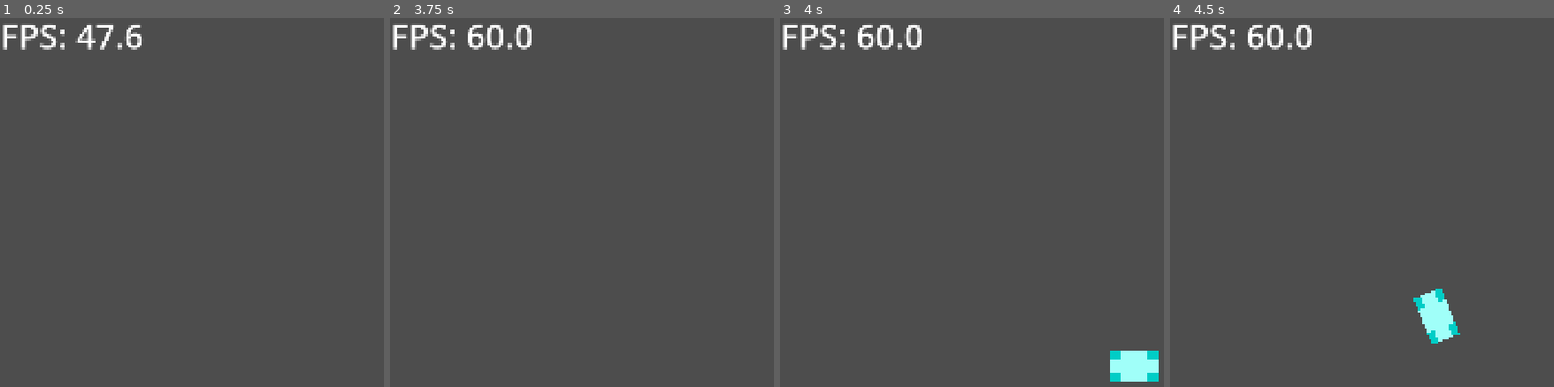
Above: before the commit, frames 1-4 (left to right).
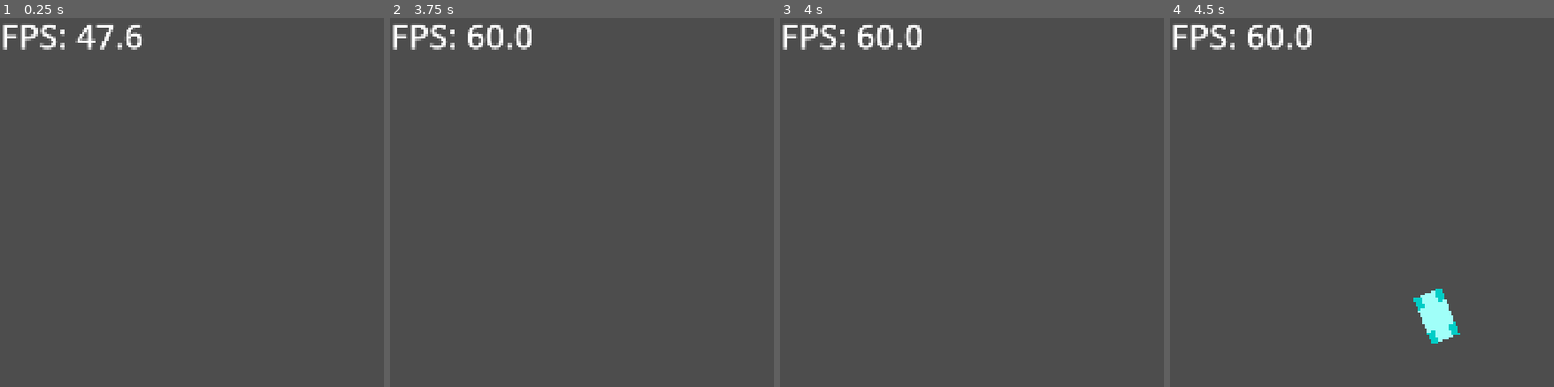
Above: after the commit, the same moments.

Repository: Nyaahoge/NyaFang
Game: Godot game, scene res://main/main.tscn
Same seed, same stepped clock (60 frames per second), same inputs: the game is played once before the commit and once after it. Sound files missing from this copy of the repository are replaced by a short silence.
Inputs (mouse positions are in pixels of both pictures, inside the frame that each line leads up to):
- Up to frame 1 (0.25 s): no input
- Up to frame 2 (3.75 s): move the mouse to (outside the picture) at 0.52 s; press the mouse at (outside the picture) at 0.53 s; release the mouse at (outside the picture) at 1.25 s; drag from (outside the picture) to (outside the picture) at 1.27 s; tap Enter at 2, 3.5 s; move the mouse to (532, 257) at 2.02 s; press the mouse at (532, 257) at 2.03 s; release the mouse at (532, 257) at 2.75 s; tap Space at 2.75 s; drag from (outside the picture) to (532, 257) at 2.77 s; move the mouse to (639, 187) at 3.52 s; press the mouse at (639, 187) at 3.53 s
- Up to frame 3 (4 s): no input
- Up to frame 4 (4.5 s): release the mouse at (1419, 187) at 4.25 s; drag from (outside the picture) to (1419, 187) at 4.27 s

Frames 1-2 are identical in both runs. In frame 3, 1.1% of the frame differs, in the area x 85-99%, y 90-99%; in frame 4, nothing differs.

Commit message:
.

Diff:
--- a/scene/mf_object.tscn
+++ b/scene/mf_object.tscn
@@ -1,6 +1,8 @@
-[gd_scene load_steps=2 format=3 uid="uid://c2qhse11rvirg"]
+[gd_scene load_steps=3 format=3 uid="uid://c2qhse11rvirg"]
 
 [ext_resource type="Script" uid="uid://cqdfudhslosqf" path="res://script/mf_object.gd" id="1_0dxp5"]
+
+[sub_resource type="QuadMesh" id="QuadMesh_cl8rn"]
 
 [node name="MfObject" type="Node2D"]
 script = ExtResource("1_0dxp5")
@@ -90,3 +92,85 @@
 
 [node name="HBottomRight" type="Polygon2D" parent="Shape/HoldShape"]
 color = Color(0.945098, 0.74902, 0.984314, 1)
+
+[node name="MeshShape" type="Node2D" parent="."]
+visible = false
+modulate = Color(1, 1, 1, 0.705882)
+
+[node name="BoxShape" type="Node2D" parent="MeshShape"]
+
+[node name="BRight0" type="MeshInstance2D" parent="MeshShape/BoxShape"]
+modulate = Color(0.545098, 0.898039, 0.772549, 1)
+mesh = SubResource("QuadMesh_cl8rn")
+
+[node name="BTop0" type="Polygon2D" parent="MeshShape/BoxShape"]
+color = Color(0.545098, 0.898039, 0.772549, 1)
+
+[node name="BLeft0" type="Polygon2D" parent="MeshShape/BoxShape"]
+color = Color(0.545098, 0.898039, 0.772549, 1)
+
+[node name="BBottom0" type="Polygon2D" parent="MeshShape/BoxShape"]
+color = Color(0.545098, 0.898039, 0.772549, 1)
+
+[node name="BRight1" type="Polygon2D" parent="MeshShape/BoxShape"]
+color = Color(0.313726, 0.654902, 0.541176, 1)
+
+[node name="BTop1" type="Polygon2D" parent="MeshShape/BoxShape"]
+color = Color(0.313726, 0.654902, 0.541176, 1)
+
+[node name="BLeft1" type="Polygon2D" parent="MeshShape/BoxShape"]
+color = Color(0.313726, 0.654902, 0.541176, 1)
+
+[node name="BBottom1" type="Polygon2D" parent="MeshShape/BoxShape"]
+color = Color(0.313726, 0.654902, 0.541176, 1)
+
+[node name="TapShape" type="Node2D" parent="MeshShape"]
+
+[node name="TBody" type="Polygon2D" parent="MeshShape/TapShape"]
+color = Color(0.627451, 1, 0.976471, 1)
+
+[node name="TTopRight" type="Polygon2D" parent="MeshShape/TapShape"]
+color = Color(0, 0.807843, 0.780392, 1)
+
+[node name="TTopLeft" type="Polygon2D" parent="MeshShape/TapShape"]
+color = Color(0, 0.807843, 0.780392, 1)
+
+[node name="TBottomLeft" type="Polygon2D" parent="MeshShape/TapShape"]
+color = Color(0, 0.807843, 0.780392, 1)
+
+[node name="TBottomRight" type="Polygon2D" parent="MeshShape/TapShape"]
+color = Color(0, 0.807843, 0.780392, 1)
+
+[node name="DragShape" type="Node2D" parent="MeshShape"]
+
+[node name="DBody" type="Polygon2D" parent="MeshShape/DragShape"]
+color = Color(1, 1, 0.713726, 1)
+
+[node name="HoldShape" type="Node2D" parent="MeshShape"]
+
+[node name="HBody" type="Polygon2D" parent="MeshShape/HoldShape"]
+color = Color(1, 0.862745, 1, 1)
+
+[node name="HRight" type="Polygon2D" parent="MeshShape/HoldShape"]
+color = Color(0.85098, 0.67451, 0.92549, 1)
+
+[node name="HTop" type="Polygon2D" parent="MeshShape/HoldShape"]
+color = Color(0.85098, 0.67451, 0.92549, 1)
+
+[node name="HLeft" type="Polygon2D" parent="MeshShape/HoldShape"]
+color = Color(0.85098, 0.67451, 0.92549, 1)
+
+[node name="HBottom" type="Polygon2D" parent="MeshShape/HoldShape"]
+color = Color(0.85098, 0.67451, 0.92549, 1)
+
+[node name="HTopRight" type="Polygon2D" parent="MeshShape/HoldShape"]
+color = Color(0.945098, 0.74902, 0.984314, 1)
+
+[node name="HTopLeft" type="Polygon2D" parent="MeshShape/HoldShape"]
+color = Color(0.945098, 0.74902, 0.984314, 1)
+
+[node name="HBottomLeft" type="Polygon2D" parent="MeshShape/HoldShape"]
+color = Color(0.945098, 0.74902, 0.984314, 1)
+
+[node name="HBottomRight" type="Polygon2D" parent="MeshShape/HoldShape"]
+color = Color(0.945098, 0.74902, 0.984314, 1)
--- a/script/mf_object.gd
+++ b/script/mf_object.gd
@@ -152,9 +152,9 @@
 
 
 
-
+	print("[MfObject]    ", track_player.thread_track_player_position, "   ", shape.visible, shape.position)
 	curve_handling()##先运行一帧此函数，先赋值一些值，防止闪一下原图形。
-
+	print("[MfObject]    ", track_player.thread_track_player_position, "   ", shape.visible, shape.position)
 
 
 
@@ -180,11 +180,12 @@
 
 
 
-
+	print("[MfObject]    ", track_player.thread_track_player_position, "   ", shape.visible, shape.position)
 	set_process(true)
 	set_physics_process(true)
 
 	shape.visible = true
+	print("[MfObject]    ", track_player.thread_track_player_position, "   ", shape.visible, shape.position)
 
 
 
@@ -277,6 +278,18 @@
 				h_bottom_left.polygon = [Vector2(- a / 2, b / 2), Vector2(- a / 2 + t, b / 2), Vector2(- a / 2 + t, b / 2 - t), Vector2(- a / 2, b / 2 - t)]
 				h_bottom_right.polygon = [Vector2(a / 2, b / 2), Vector2(a / 2, b / 2 - t), Vector2(a / 2 - t, b / 2 - t), Vector2(a / 2 - t, b / 2)]
 		#endregion
+
+
+
+
+
+
+
+
+
+
+
+
 		###（触控判定换了思路，不用此了）TouchArea的碰撞体直接用Drag的图形
 		#collision_polygon_2d.polygon = [Vector2(a / 2, - b / 2), Vector2(- a / 2, - b / 2), Vector2(- a / 2, b / 2), Vector2(a / 2, b / 2)]
 	else:
--- a/script/mf_object_pool.gd
+++ b/script/mf_object_pool.gd
@@ -35,7 +35,7 @@
 		#（重要）帧函数脚本禁用ready内已设置
 		#obj.set_process(false)#停止 _process()调用
 		#obj.set_physics_process(false)#停止 _physics_process()调用
-		#obj.shape.hide()#隐藏预创建的对象
+		obj.hide()#隐藏预创建的对象
 		#mf_objects.add_child(obj)
 		free_mf_objects.append(obj)
 	else:
--- a/script/mf_objects_lifecycle.gd
+++ b/script/mf_objects_lifecycle.gd
@@ -112,7 +112,6 @@
 		current_mf_objects.push_back(mf_obj)
 		mf_obj.initialize(json_file_operator.chart_data["mf_objects"][will_get_objects.pop_front()])#初始化对象
 
-
 		#print("[MfObjectLifecycle]    ", (thread_track_player_position), "  添加成功  ", mf_obj)
 		mutex.unlock()
 
